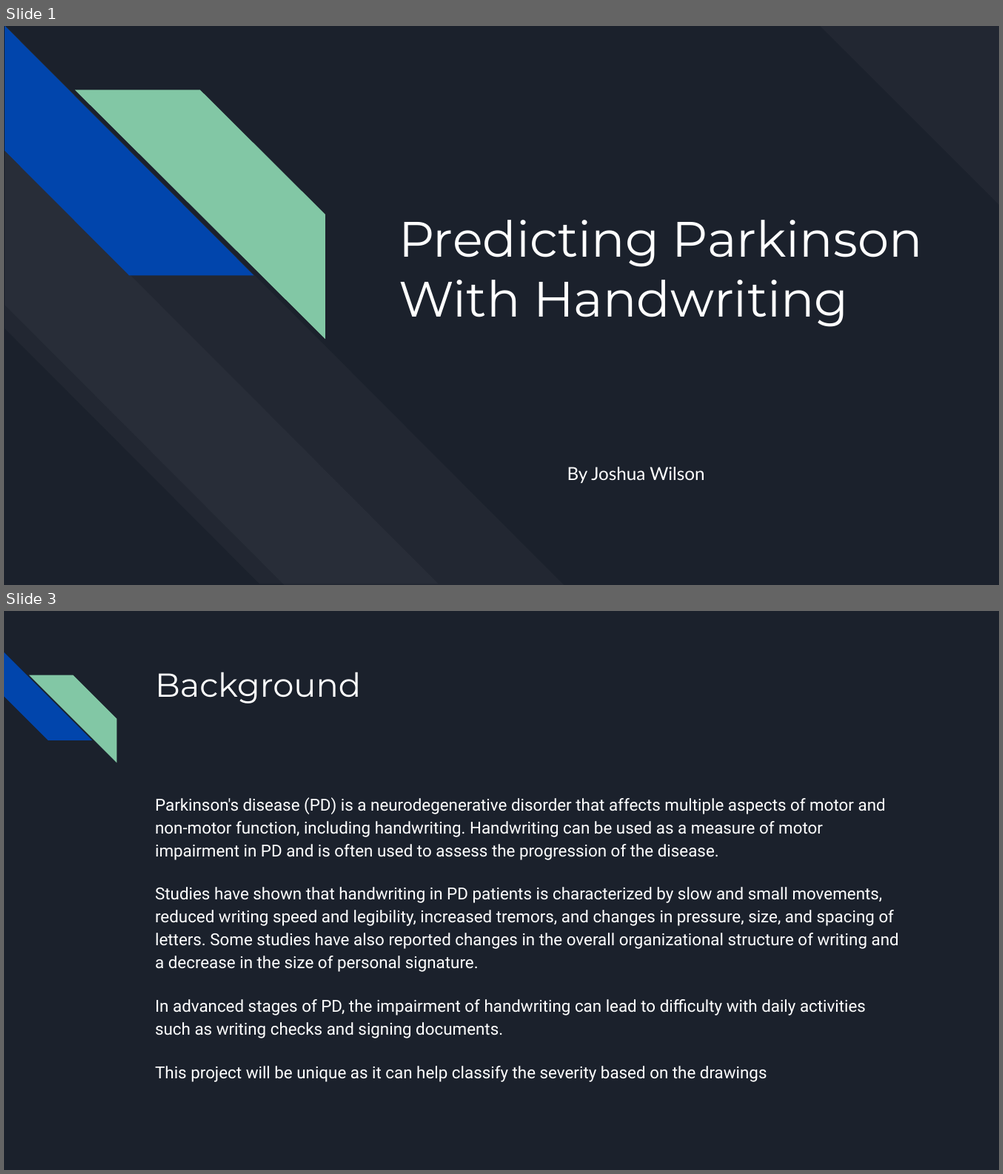
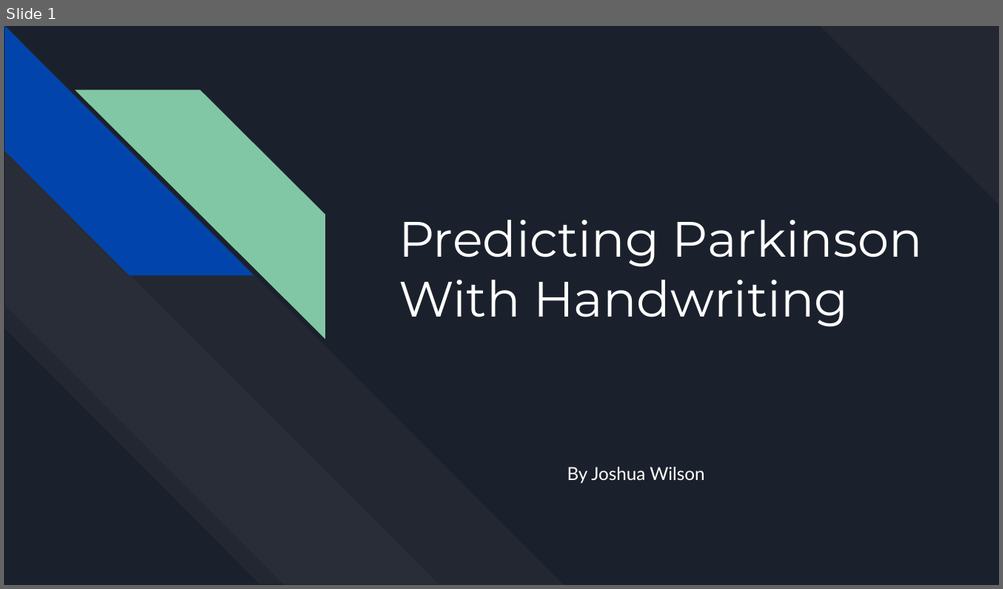
Before and after one commit to jwwils/Parkinsons_Data, a slide deck: Predicting Parkinson With Handwritting.pptx. Shown one above the other, each under a label of ours: slides 1 and 3 before the commit, slide 1 after it; the slides between them are not shown. The pictures are 1003x1174 and 1003x589 pixels, drawn with LibreOffice and Linux fonts; fonts in the diff are those of the drawing. Boxes give left, top, right and bottom in pixels: in the first picture for what was removed or moved away, otherwise in the second. Text is boxed around its words. In the diff, an @@ line names an element or a change of style, - is before the commit and + after.

```diff
--- a/Predicting Parkinson With Handwritting.pptx
+++ b/Predicting Parkinson With Handwritting.pptx
@@ slide 3 removed at (4, 611, 999, 1170), background #1B212C @@
@@ diag stripe removed at (4, 652, 91, 741) @@
@@ diag stripe removed at (29, 675, 116, 762) @@
@@ title removed at (155, 672, 361, 703) @@
-Background
@@ text removed at (155, 797, 899, 1082) @@
-Parkinson's disease (PD) is a neurodegenerative disorder that affects multiple aspects of motor and non-motor function, including handwriting. Handwriting can be used as a measure of motor impairment in PD and is often used to assess the progression of the disease.
-Studies have shown that handwriting in PD patients is characterized by slow and small movements, reduced writing speed and legibility, increased tremors, and changes in pressure, size, and spacing of letters. Some studies have also reported changes in the overall organizational structure of writing and a decrease in the size of personal signature.
-In advanced stages of PD, the impairment of handwriting can lead to difficulty with daily activities such as writing checks and signing documents.
-This project will be unique as it can help classify the severity based on the drawings
```
Also in this commit, not shown: 8 slides added, 12 other slides removed.
